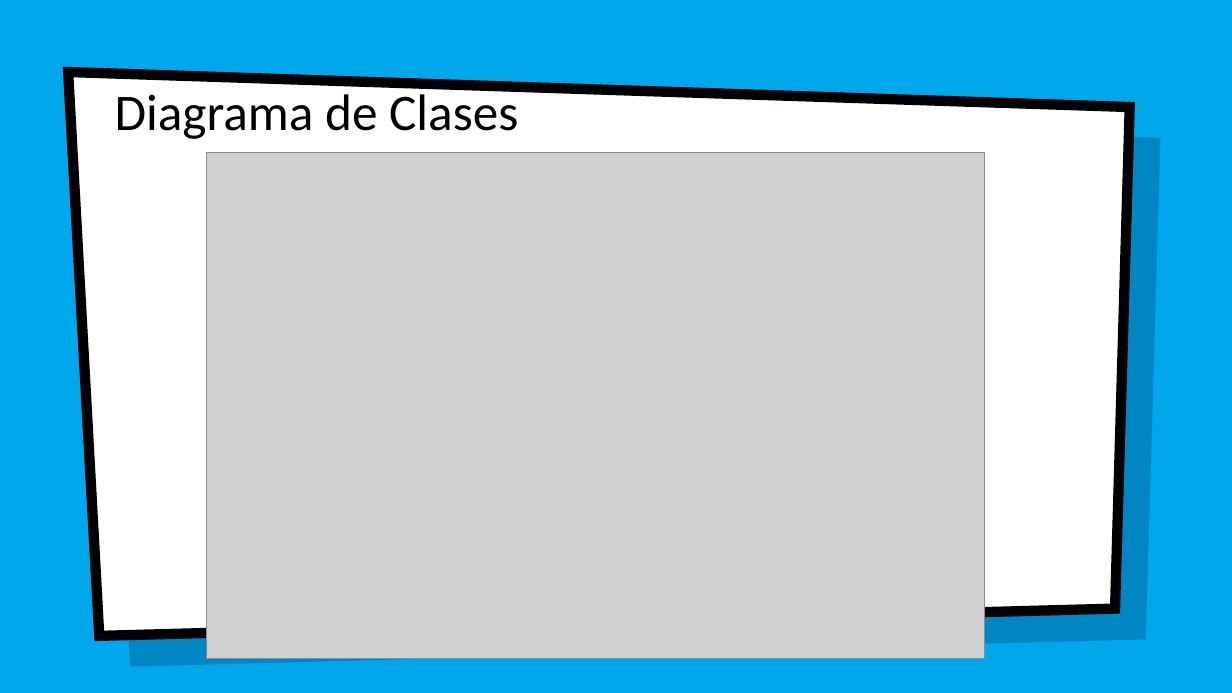
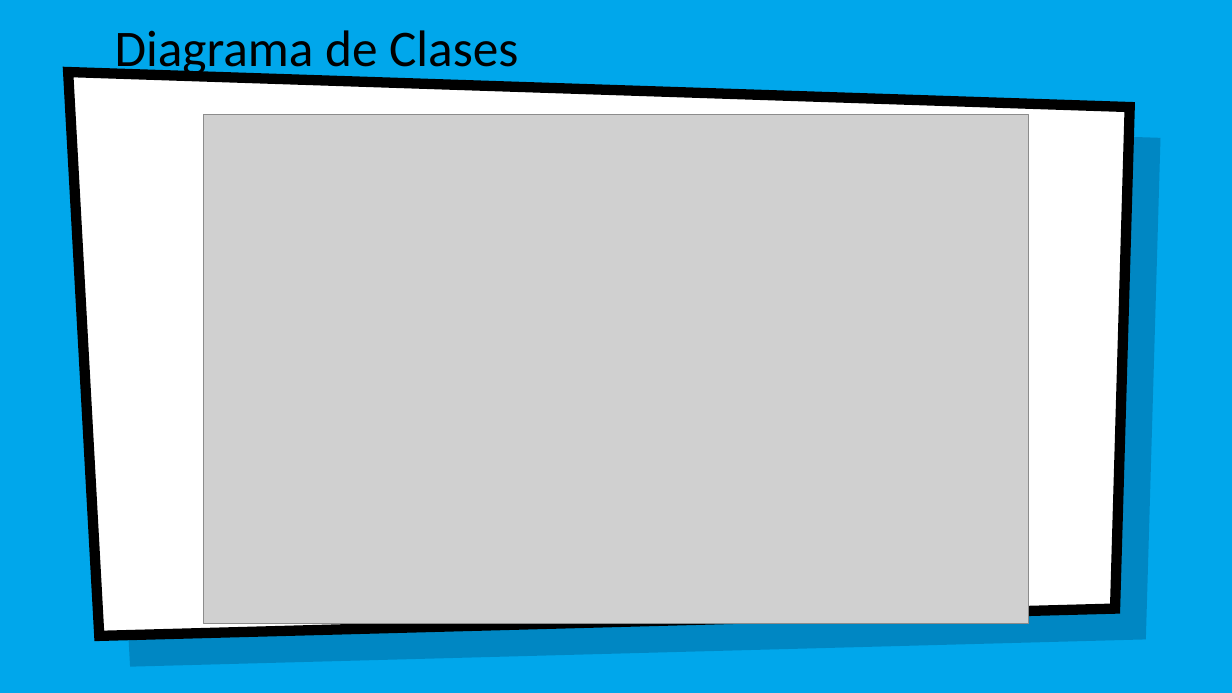
Before and after one commit to jesusapb/SURA-BOT, a slide deck: slide 5 of documentacion/Surabot.pptx. Drawn at 1232x693 pixels with LibreOffice and Linux fonts; fonts in the diff are those of the drawing; grey boxes stand for pictures; background and template pictures are left out. Boxes give left, top, right and bottom in pixels: in the first picture for what was removed or moved away, otherwise in the second. Text is boxed around its words. In the diff, an @@ line names an element or a change of style, - is before the commit and + after.

```diff
--- a/documentacion/Surabot.pptx
+++ b/documentacion/Surabot.pptx
@@ title "Diagrama de Clases" rewrapped from (x1=115, y1=87, x2=518, y2=139) to (x1=115, y1=30, x2=518, y2=78) @@
@@ picture resized from (x1=206, y1=153, x2=984, y2=658) to (x1=203, y1=115, x2=1029, y2=623) @@
```
Also in this commit, not shown: 4 other slides changed, 26 other files.
